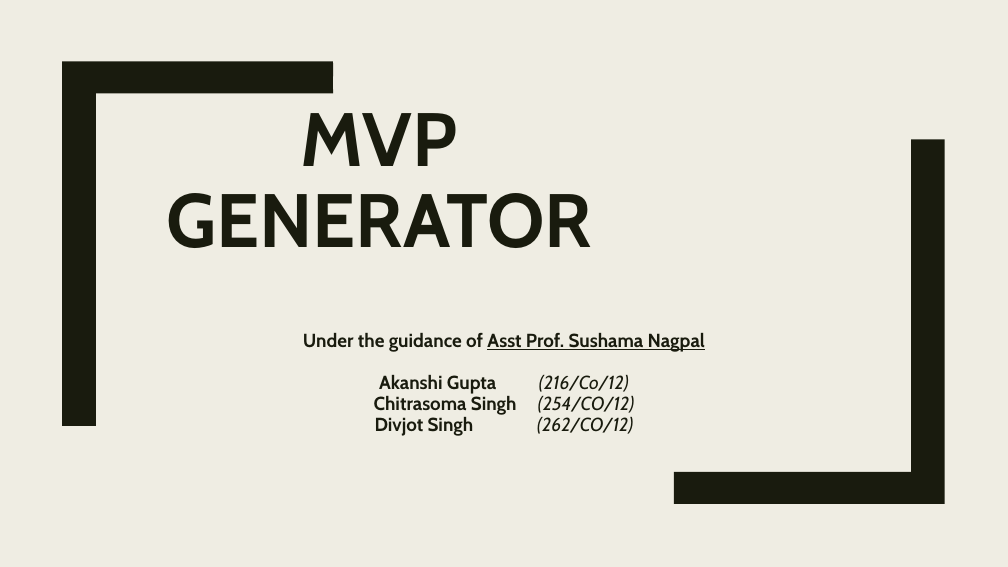
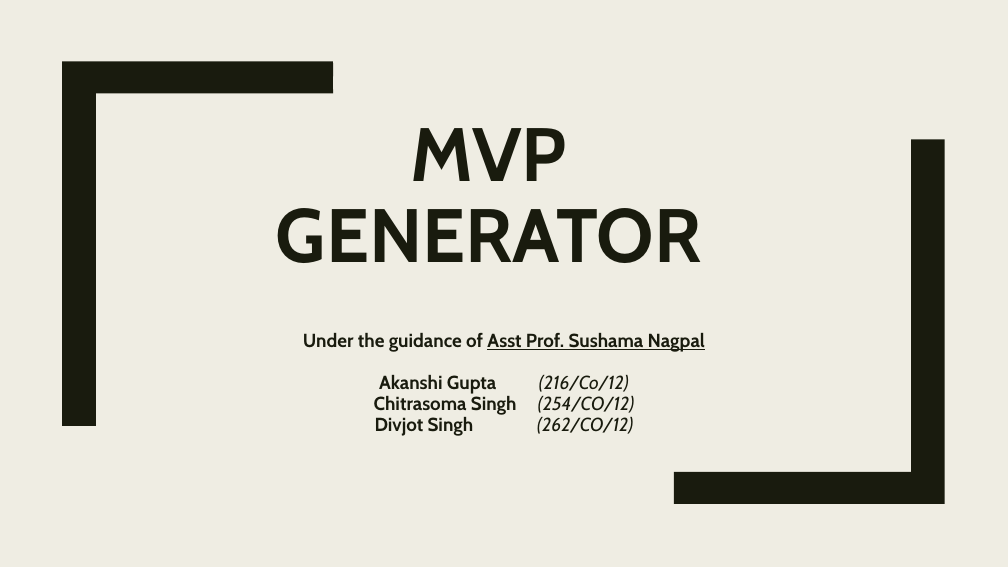
Before and after one commit to bogas04/MVP-Generator, a slide deck: slide 1 of docs/Final/Final.pptx. Drawn at 1008x567 pixels with LibreOffice and Linux fonts; fonts in the diff are those of the drawing. Boxes give left, top, right and bottom in pixels: in the first picture for what was removed or moved away, otherwise in the second. Text is boxed around its words. In the diff, an @@ line names an element or a change of style, - is before the commit and + after.

```diff
--- a/docs/Final/Final.pptx
+++ b/docs/Final/Final.pptx
@@ title "MVP GENERATOR": place and size @@
-title "MVP GENERATOR" at <box>166,113,592,248</box>
+title "MVP GENERATOR" at <box>276,128,702,263</box>
```
Also in this commit, not shown: 10 other slides changed, 1 other file.
